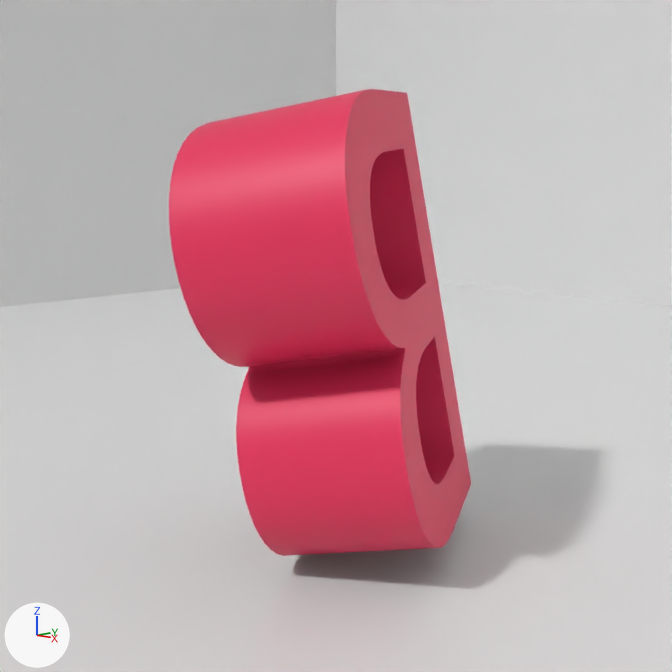
Two versions of the Blender file cad/background.blend, one commit apart.
Before and after are seen from the file's camera 'Camera'. Every picture has the same lights, and +X, +Y and +Z are marked at lower left.

In view in the first picture: 'B', 'Cube'.
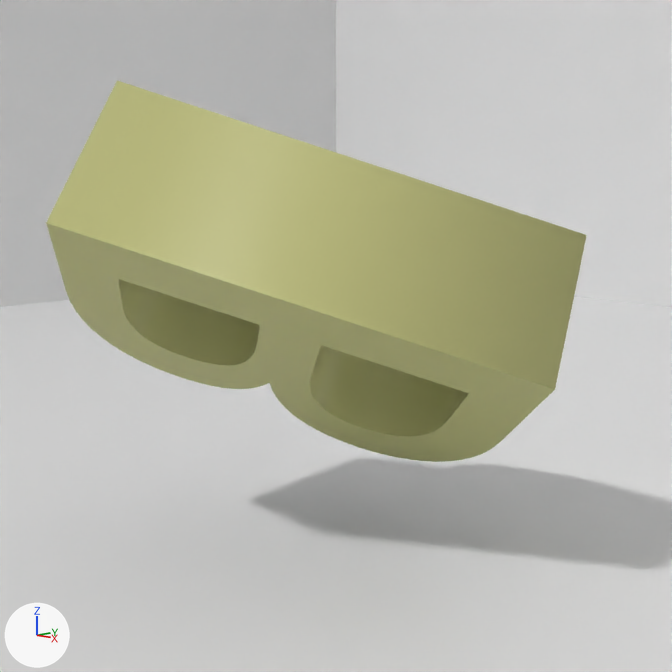
Edits to the bpy script that builds the scene:
```text
Change mat_letter_material:
    mat_letter_material.base_color: (0.8, 0.0279, 0.105) -> (0.5, 0.5, 0.2)  # red #e72f5b -> beige #bcbc7c
Change ob_b:
    ob_b.rotation_euler: (1.743, 3.087, 2.075) -> (0.375, 0.572, 2.52)  # degrees (100, 177, 119) -> degrees (21, 33, 144)
```

Pixel boxes [x1, y1, x2, y2] of what changed, in the pictures (672 x 672 px):
'B', recoloured, turned (red to beige)
    before: [169, 89, 471, 556]
    after: [46, 81, 587, 462]
